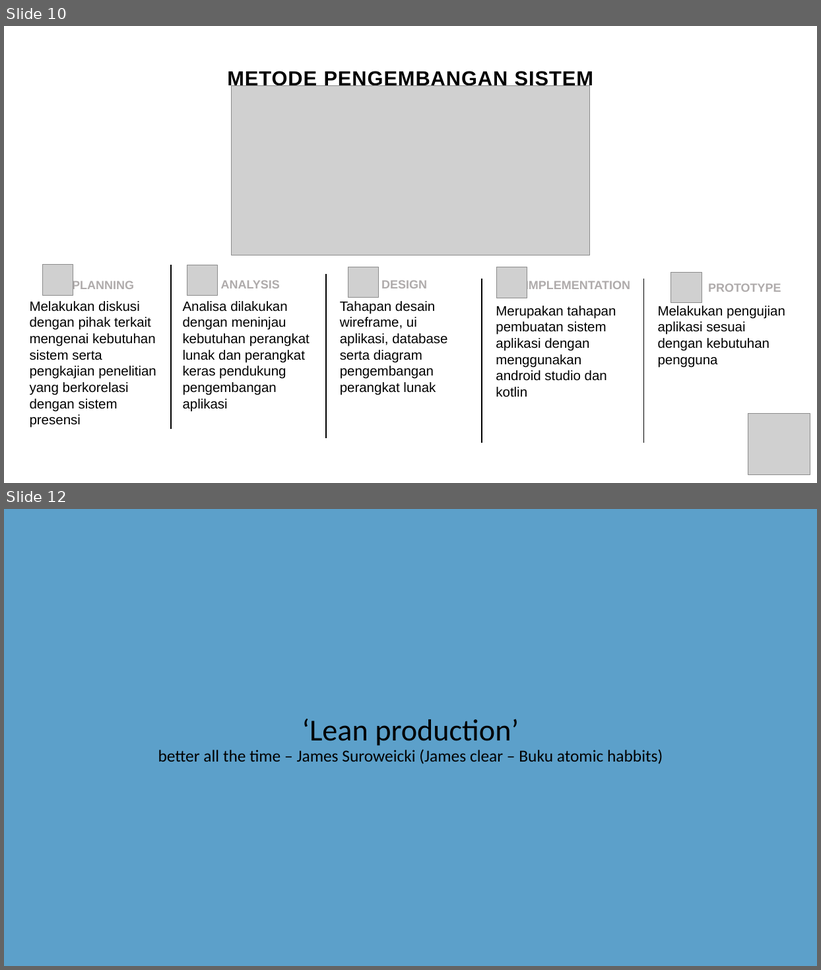
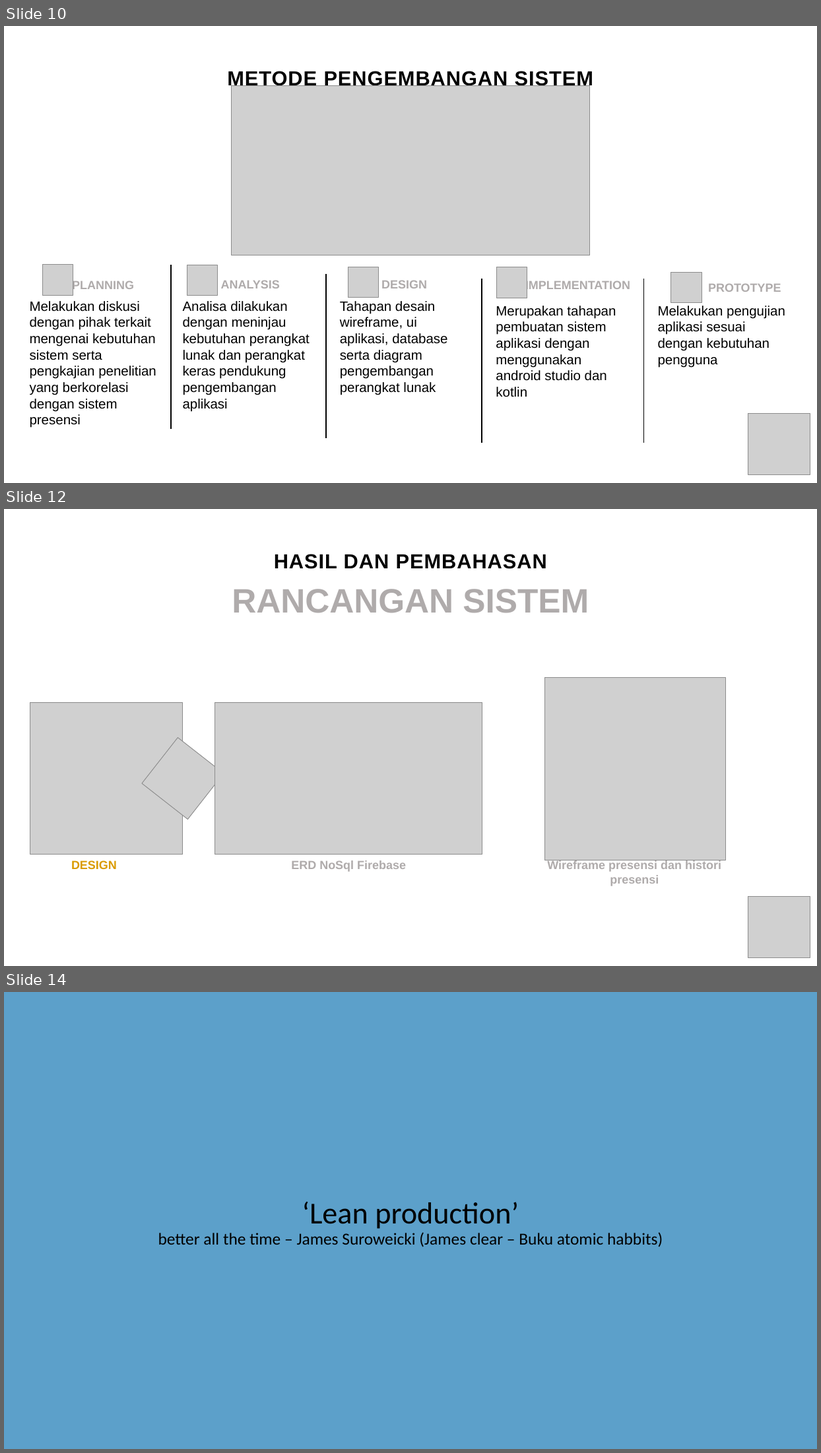
Before and after one commit to gunadermawan/skripsi, a slide deck: dokumen/ppt_skripsi.pptx. Shown one above the other, each under a label of ours: slides 10 and 12 before the commit, slides 10, 12 and 14 after it; the slides between them are not shown. The pictures are 821x970 and 821x1453 pixels, drawn with LibreOffice and Linux fonts; fonts in the diff are those of the drawing; grey boxes stand for pictures. Boxes give left, top, right and bottom in pixels: in the first picture for what was removed or moved away, otherwise in the second. Text is boxed around its words. In the diff, an @@ line names an element or a change of style, - is before the commit and + after.

```diff
--- a/dokumen/ppt_skripsi.pptx
+++ b/dokumen/ppt_skripsi.pptx
@@ slide 12 added at <box>4,509,817,966</box>, background #FFFFFF @@
@@ text added at <box>274,554,547,569</box>, 24 pt, text #000000, bold @@
+HASIL DAN PEMBAHASAN
@@ text added at <box>232,589,589,613</box>, 40 pt, text #AFABAB, bold @@
+RANCANGAN SISTEM
@@ picture added at <box>545,677,726,860</box> @@
@@ picture added at <box>30,702,183,855</box> @@
@@ picture added at <box>215,702,483,855</box> @@
@@ picture added at <box>142,737,224,820</box> @@
@@ text added at <box>71,861,117,869</box>, 14 pt, text #DA9B00, bold @@
+DESIGN
@@ text added at <box>291,861,406,872</box>, 14 pt, text #AFABAB, bold @@
+ERD NoSql Firebase
@@ text added at <box>547,860,721,887</box>, 14 pt, text #AFABAB, bold @@
+Wireframe presensi dan histori presensi
@@ picture added at <box>748,897,811,958</box> @@
@@ what was slide 12 is now slide 14 @@
```
Also in this commit, not shown: 1 slide changed, 1 other slide added.
